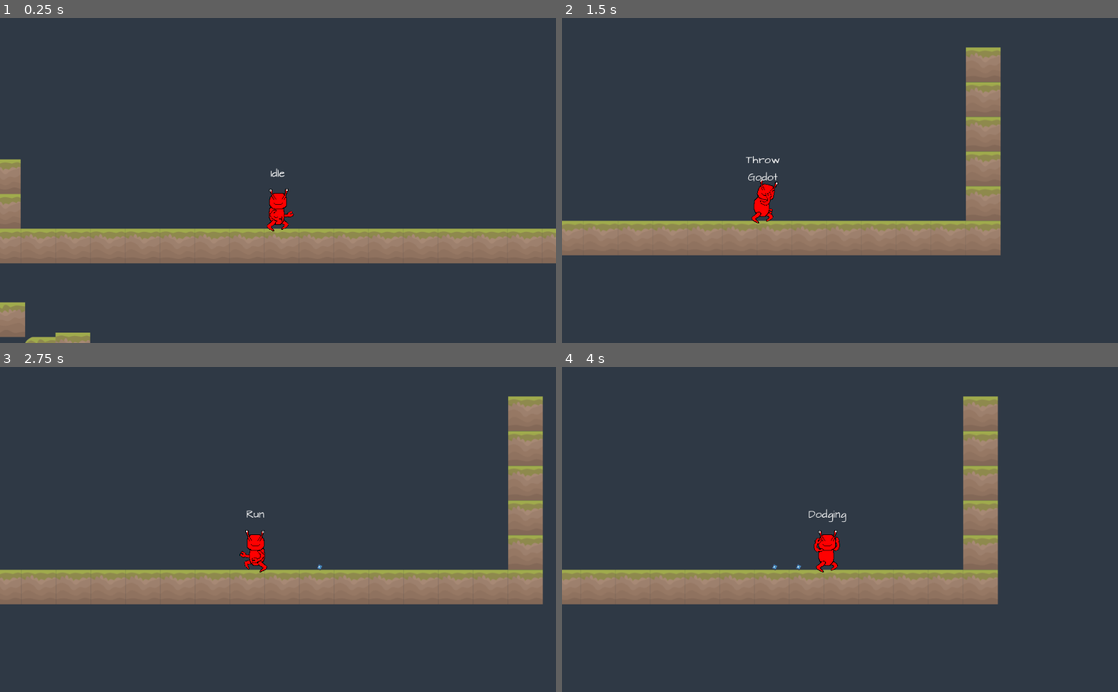
Above: before the commit, frames 1-4 (two rows, left to right).
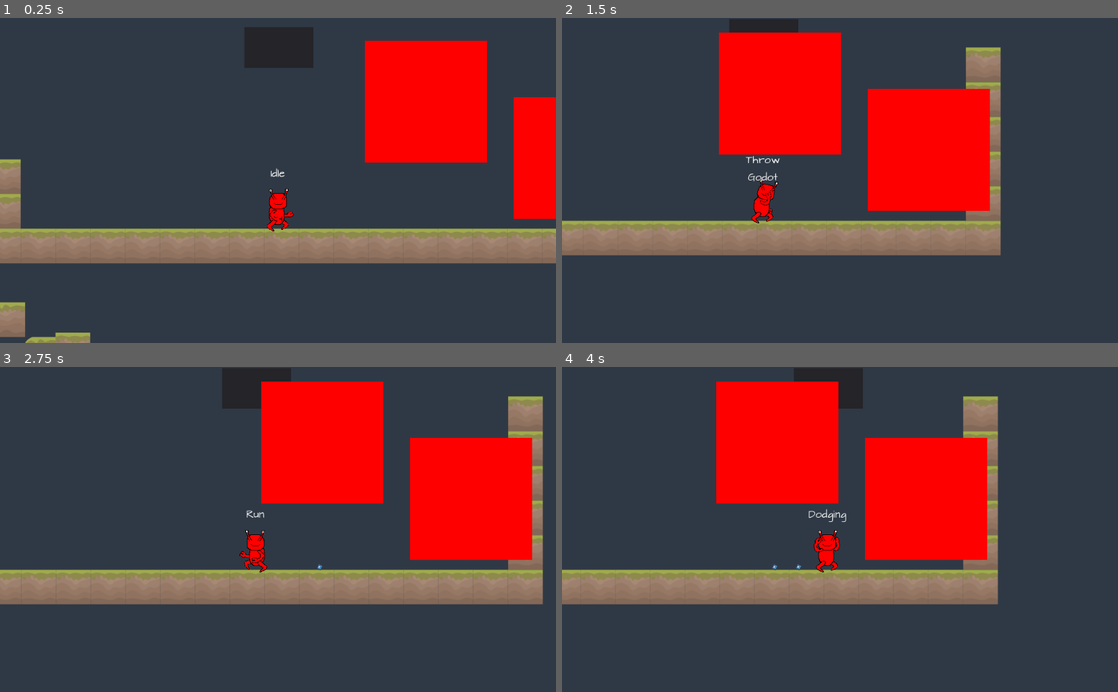
Above: after the commit, the same moments.

Repository: Alhrath/babelito
Game: Godot game, scene res://src/level/0.tscn
The game is run twice, just before and just after one commit, with the same random seed, the same clock (stepped at 60 frames per second) and the same inputs. The engine's default icon, where the game draws it, is replaced by a stand-in: a white triangle on a blue panel in a dark square.
Inputs:
- Up to frame 1 (0.25 s): no input
- Up to frame 2 (1.5 s): hold E (dodge) 0.53-1.28 s; hold D (move_right) from 0.53 s (still down); tap W (jump) at 0.77 s; tap K (throw) at 1.35 s
- Up to frame 3 (2.75 s): tap W (jump) at 1.52 s; release D (move_right) at 2.03 s; hold A (move_left) from 2.03 s (still down); hold E (dodge) from 2.03 s (still down)
- Up to frame 4 (4 s): release A (move_left) at 2.78 s; release E (dodge) at 2.78 s; hold D (move_right) from 2.78 s (still down); tap K (throw) at 2.85 s; tap W (jump) at 3.02, 3.77 s; hold E (dodge) from 3.53 s (still down)

The runs differ from the first frame. In frame 1, 13% of the frame differs, in the area x 44-100%, y 2-62%; in frame 2, 17%; in frame 3, 18%, in the area x 40-96%, y 0-60%; in frame 4, 17%.

Commit message:
add persistant inventory
uncomplete but exists ! ^^

Diff:
--- a/Babelito/project.godot
+++ b/Babelito/project.godot
@@ -14,6 +14,16 @@
 "language": "GDScript",
 "path": "res://src/entity/player/Hitbox.gd"
 }, {
+"base": "Resource",
+"class": "Inventory",
+"language": "GDScript",
+"path": "res://src/entity/player/Inventory.gd"
+}, {
+"base": "Resource",
+"class": "ItemResource",
+"language": "GDScript",
+"path": "res://src/Item.gd"
+}, {
 "base": "Node",
 "class": "StateMachine",
 "language": "GDScript",
@@ -21,6 +31,8 @@
 } ]
 _global_script_class_icons={
 "Hitbox": "",
+"Inventory": "",
+"ItemResource": "",
 "StateMachine": ""
 }
 
@@ -32,6 +44,8 @@
 
 [autoload]
 
+ItemDatabase="*res://src/engine/singleton/ItemDatabase.gd"
+GameManager="*res://src/engine/singleton/GameManager.gd"
 Globals="*res://src/engine/singleton/Globals.gd"
 
 [input]
@@ -59,8 +73,7 @@
 }
 throw={
 "deadzone": 0.5,
-"events": [ Object(InputEventKey,"resource_local_to_scene":false,"resource_name":"","device":0,"alt":false,"shift":false,"control":false,"meta":false,"command":false,"pressed":false,"scancode":70,"unicode":0,"echo":false,"script":null)
-, Object(InputEventKey,"resource_local_to_scene":false,"resource_name":"","device":0,"alt":false,"shift":false,"control":false,"meta":false,"command":false,"pressed":false,"scancode":75,"unicode":0,"echo":false,"script":null)
+"events": [ Object(InputEventKey,"resource_local_to_scene":false,"resource_name":"","device":0,"alt":false,"shift":false,"control":false,"meta":false,"command":false,"pressed":false,"scancode":75,"unicode":0,"echo":false,"script":null)
  ]
 }
 dodge={
@@ -69,6 +82,11 @@
 , Object(InputEventKey,"resource_local_to_scene":false,"resource_name":"","device":0,"alt":false,"shift":false,"control":false,"meta":false,"command":false,"pressed":false,"scancode":76,"unicode":0,"echo":false,"script":null)
  ]
 }
+use={
+"deadzone": 0.5,
+"events": [ Object(InputEventKey,"resource_local_to_scene":false,"resource_name":"","device":0,"alt":false,"shift":false,"control":false,"meta":false,"command":false,"pressed":false,"scancode":70,"unicode":0,"echo":false,"script":null)
+ ]
+}
 
 [rendering]
 
--- /dev/null
+++ b/Babelito/src/Item.gd
@@ -0,0 +1,14 @@
+extends Resource
+class_name ItemResource
+
+export var name : String
+export var stackable : bool = false
+export var max_stack_size : int = 1
+
+enum ItemType { MeleeWeapon, RangedWeapon, Armor, Quest, Consumable}
+enum ElementType {Neutral, Fire, Water, Earth, Electric, Time}
+export (ItemType) var type
+export (ElementType) var element
+#
+export var texture : Texture
+export var mesh : Mesh
--- /dev/null
+++ b/Babelito/src/Items/MagickOrb.tres
@@ -0,0 +1,11 @@
+[gd_resource type="Resource" load_steps=2 format=2]
+
+[ext_resource path="res://src/Item.gd" type="Script" id=1]
+
+[resource]
+script = ExtResource( 1 )
+name = "Magick Orb"
+stackable = true
+max_stack_size = 20
+type = 3
+element = 0
--- /dev/null
+++ b/Babelito/src/Items/OakLog.tres
@@ -0,0 +1,11 @@
+[gd_resource type="Resource" load_steps=2 format=2]
+
+[ext_resource path="res://src/Item.gd" type="Script" id=1]
+
+[resource]
+script = ExtResource( 1 )
+name = "Oak Log"
+stackable = true
+max_stack_size = 5
+type = 4
+element = 0
--- /dev/null
+++ b/Babelito/src/UI/InventoryGrid.gd
@@ -0,0 +1,16 @@
+extends GridContainer
+
+func _ready():
+	GameManager.connect("player_initialised", self, "_on_player_initialised")
+
+func _on_player_initialised(player):
+	player.inventory.connect("inventory_changed", self, "_on_player_inventory_changed")
+
+func _on_player_inventory_changed(inventory):
+	for n in get_children():
+		n.queue_free()
+
+	for item in inventory.get_items():
+		var item_label = Label.new()
+		item_label.text = "%s x %d" % [item.item_reference.name, item.quantity]
+		add_child(item_label)
--- /dev/null
+++ b/Babelito/src/engine/singleton/GameManager.gd
@@ -0,0 +1,29 @@
+extends Node
+
+signal player_initialised()
+
+var player
+
+func _process(delta):
+	if not player:
+		initialise_player()
+		return
+
+func initialise_player():
+	player = get_tree().get_root().get_node("/root/Level0/Player")
+	if not player:
+		return
+
+	emit_signal("player_initialised", player)
+
+	player.inventory.connect("inventory_changed", self, "_on_player_inventory_changed")
+
+	var existing_inventory = load("user://inventory.tres")
+
+	if existing_inventory:
+		player.inventory.set_items(existing_inventory.get_items())
+	else:
+		pass
+
+func _on_player_inventory_changed(inventory):
+	ResourceSaver.save("user://inventory.tres", inventory)
--- a/Babelito/src/engine/singleton/Globals.gd
+++ b/Babelito/src/engine/singleton/Globals.gd
@@ -1,13 +1,11 @@
 extends Node
+
 
 const UNIT_SIZE = 64
 const UP = Vector2(0, -1)
 var player
-##############
 export var playerfacing = 1
-#############3
 export var facing = 0
-#from player:
 
 var velocity = Vector2()
 var move_speed = 5 * UNIT_SIZE
@@ -19,6 +17,7 @@
 var min_jump_height = 0.05 * UNIT_SIZE
 var jump_duration = 0.45
 
+
 func _ready():
 	gravity = 2 * max_jump_height / pow(jump_duration, 2)
 	max_jump_velocity = -sqrt(2 * gravity * max_jump_height)
--- /dev/null
+++ b/Babelito/src/engine/singleton/ItemDatabase.gd
@@ -0,0 +1,22 @@
+extends Node
+
+var items = Array()
+
+func _ready():
+	var directory = Directory.new()
+	directory.open("res://src/Items")
+	directory.list_dir_begin()
+
+	var filename = directory.get_next()
+	while(filename):
+		if not directory.current_is_dir():
+			items.append(load("res://src/Items/%s" % filename))
+
+		filename = directory.get_next()
+
+func get_item(item_name):
+	for i in items:
+		if i.name == item_name:
+			return i
+
+	return null
--- /dev/null
+++ b/Babelito/src/entity/player/Inventory.gd
@@ -0,0 +1,54 @@
+extends Resource
+class_name Inventory
+
+signal inventory_changed()
+
+export var _items = Array() setget set_items, get_items
+
+func set_items(new_items):
+	_items = new_items
+	emit_signal("inventory_changed", self)
+
+func get_items():
+	return _items
+
+func get_item(index):
+	return _items[index]
+
+func add_item(item_name, quantity):
+	if quantity <= 0:
+		print("Can't add a negative number of items")
+		return
+
+	var item = ItemDatabase.get_item(item_name)
+	if not item:
+		print("Could not find item")
+		return
+
+	var remaining_quantity = quantity
+	var max_stack_size = item.max_stack_size if item.stackable else 1
+
+	if item.stackable:
+		for i in range(_items.size()):
+			if remaining_quantity == 0:
+				break
+
+			var inventory_item = _items[i]
+
+			if inventory_item.item_reference.name != item.name:
+				continue
+
+			if inventory_item.quantity < max_stack_size:
+				var original_quantity = inventory_item.quantity
+				inventory_item.quantity = min(original_quantity + remaining_quantity, max_stack_size)
+				remaining_quantity -= inventory_item.quantity - original_quantity
+
+	while remaining_quantity > 0:
+		var new_item = {
+			item_reference = item,
+			quantity = min(remaining_quantity, max_stack_size)
+		}
+		_items.append(new_item)
+		remaining_quantity -= new_item.quantity
+
+	emit_signal("inventory_changed", self)
--- a/Babelito/src/entity/player/player.gd
+++ b/Babelito/src/entity/player/player.gd
@@ -51,8 +51,15 @@
 onready var dodging_cooldown = $Timers/DodgingCooldown
 onready var dashing_timer = $Timers/DashingTimer
 onready var dashing_cooldown = $Timers/DashingCooldown
-
-
+###########################################################
+var inventory_resource = load("res://src/entity/player/Inventory.gd")
+var inventory = inventory_resource.new()
+
+
+
+
+
+###########################################################
 func _ready():
 	Globals.player = self
 
--- a/Babelito/src/entity/player/player.tscn
+++ b/Babelito/src/entity/player/player.tscn
@@ -33,7 +33,6 @@
 }
 
 [node name="Camera2D" type="Camera2D" parent="."]
-visible = false
 position = Vector2( 0, -48 )
 current = true
 drag_margin_h_enabled = true
--- /dev/null
+++ b/Babelito/src/entity/weapons/MagickOrb.gd
@@ -0,0 +1,8 @@
+extends Area2D
+
+
+
+func _on_MagickOrb_body_entered(body):
+	if body == GameManager.player:
+		GameManager.player.inventory.add_item("Magick Orb", 1)
+		queue_free()
--- /dev/null
+++ b/Babelito/src/entity/weapons/MagickOrb.tscn
@@ -0,0 +1,20 @@
+[gd_scene load_steps=4 format=2]
+
+[ext_resource path="res://src/entity/weapons/MagickOrb.gd" type="Script" id=1]
+
+[sub_resource type="QuadMesh" id=1]
+
+[sub_resource type="RectangleShape2D" id=2]
+extents = Vector2( 0.492188, 0.484375 )
+
+[node name="MagickOrb" type="Area2D"]
+scale = Vector2( 15, 15 )
+script = ExtResource( 1 )
+
+[node name="MeshInstance2D" type="MeshInstance2D" parent="."]
+modulate = Color( 1, 0, 0, 1 )
+mesh = SubResource( 1 )
+
+[node name="CollisionShape2D" type="CollisionShape2D" parent="."]
+shape = SubResource( 2 )
+[connection signal="body_entered" from="." to="." method="_on_MagickOrb_body_entered"]
--- a/Babelito/src/level/0.tscn
+++ b/Babelito/src/level/0.tscn
@@ -8,17 +8,49 @@
 [ext_resource path="res://icon.png" type="Texture" id=6]
 [ext_resource path="res://src/tile/nature/blockingplat.tscn" type="PackedScene" id=7]
 [ext_resource path="res://src/tile/nature/blockingplat.tres" type="TileSet" id=8]
+[ext_resource path="res://src/UI/InventoryGrid.gd" type="Script" id=9]
+[ext_resource path="res://src/entity/weapons/MagickOrb.tscn" type="PackedScene" id=10]
 
 [sub_resource type="RectangleShape2D" id=1]
 extents = Vector2( 29.7923, 30.2857 )
 
-[node name="Level 0" type="Node2D"]
+[node name="Level0" type="Node2D"]
 __meta__ = {
 "_edit_vertical_guides_": [  ]
 }
 
 [node name="Player" parent="." instance=ExtResource( 1 )]
 position = Vector2( 985.792, -1203.04 )
+
+[node name="UI" type="Control" parent="Player"]
+margin_left = -985.792
+margin_top = 1203.04
+margin_right = -945.792
+margin_bottom = 1243.04
+__meta__ = {
+"_edit_use_anchors_": false
+}
+
+[node name="Panel" type="Panel" parent="Player/UI"]
+margin_left = 924.0
+margin_top = -1549.0
+margin_right = 1051.0
+margin_bottom = -1474.0
+__meta__ = {
+"_edit_use_anchors_": false
+}
+
+[node name="GridContainer" type="GridContainer" parent="Player/UI/Panel"]
+anchor_right = 1.0
+anchor_bottom = 1.0
+margin_left = 10.0
+margin_top = 10.0
+margin_right = -10.0
+margin_bottom = -10.0
+script = ExtResource( 9 )
+__meta__ = {
+"_edit_use_anchors_": false
+}
 
 [node name="TileMap" type="TileMap" parent="."]
 z_index = -2
@@ -309,3 +341,11 @@
 __meta__ = {
 "_edit_lock_": true
 }
+
+[node name="MagickOrb2" parent="." instance=ExtResource( 10 )]
+position = Vector2( 1258.02, -1386.76 )
+scale = Vector2( 225, 225 )
+
+[node name="MagickOrb3" parent="." instance=ExtResource( 10 )]
+position = Vector2( 1532.03, -1282.94 )
+scale = Vector2( 225, 225 )
Not shown: 1 places in Babelito/src/level/0.tscn that only renumber resources
